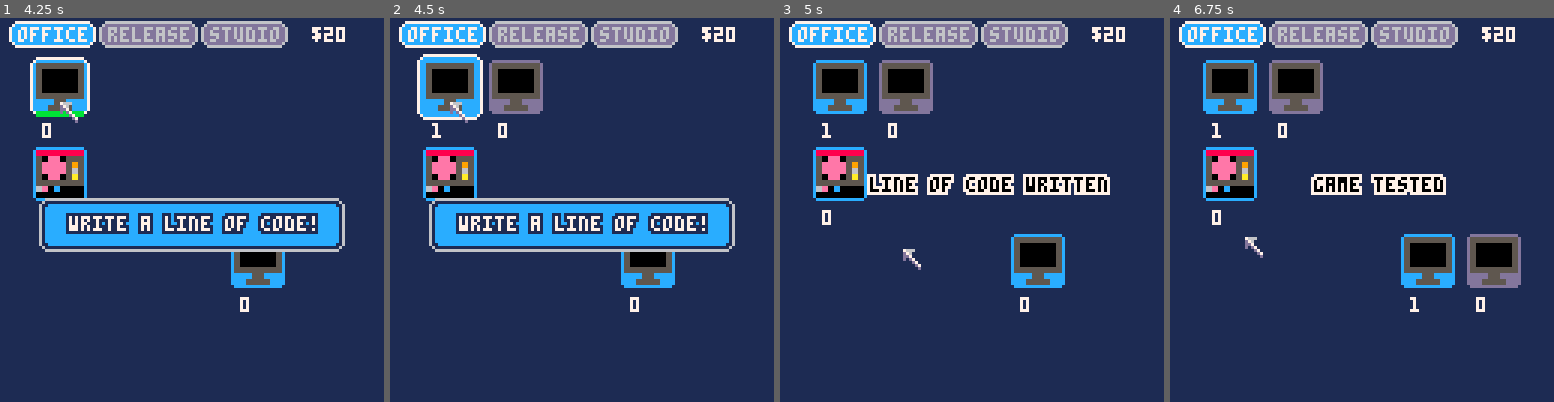
Above: before the commit, frames 1-4 (left to right).
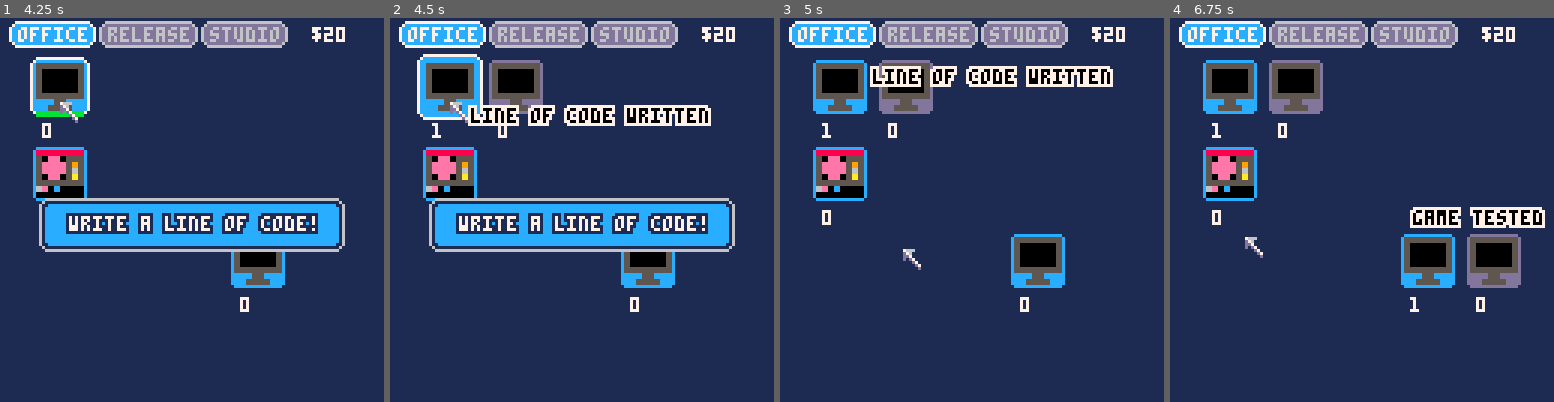
Above: after the commit, the same moments.

Repository: wesen/carts
Game: PICO-8 cartridge games/gamedevgame/gamedevgame.p8
Same seed, same stepped clock (60 frames per second), same inputs: the game is played once before the commit and once after it.
Inputs (mouse positions are in pixels of both pictures, inside the frame that each line leads up to):
- Up to frame 1 (4.25 s): click (280, 121) at 0.67 s; click (46, 267) at 1.22 s; click (107, 114) at 1.77 s; click (172, 259) at 2.32 s; click (234, 106) at 2.87 s; click (295, 256) at 3.42 s; click (61, 102) at 3.97 s
- Up to frame 2 (4.5 s): no input
- Up to frame 3 (5 s): click (902, 248) at 4.52 s
- Up to frame 4 (6.75 s): click (1354, 94) at 5.07 s; click (1419, 244) at 5.62 s; click (1481, 90) at 6.17 s; click (1246, 236) at 6.72 s

Frame 1 is identical in both runs. In frame 2, 2.9% of the frame differs, in the area x 20-84%, y 22-29%; in frame 3, 5.7%, in the area x 22-87%, y 12-47%; in frame 4, 3.5%.

Commit message:
Show creation text particles located at click. position

Diff:
--- a/games/gamedevgame/gamedevgame.p8
+++ b/games/gamedevgame/gamedevgame.p8
@@ -708,7 +708,7 @@
 end)
 
 function cls_money_tab:draw()
- local x=25
+ local x=30
  local y=20
 
  self.current_hire_worker=nil
@@ -878,7 +878,7 @@
    local x,y
    x=64
    y=64
-   cls_score_particle.init(x-4*(#self.creation_text/2),y+8,self.creation_text,0,7)
+   cls_score_particle.init(mid(glb_mouse_x+5,5,80),glb_mouse_y+8,self.creation_text,0,7)
   end
  end
 end
@@ -1208,6 +1208,7 @@
  self.tab=nil
  self.cost=0
  self.hire_worker=nil
+ self.no_salary_t=0
  add(glb_resource_manager.workers,self)
 end)
 
@@ -1216,9 +1217,15 @@
  if self.t>self.duration then
   self.duration=self.orig_duration
   self.t=0
-  self:on_tick()
-  glb_resource_manager.money-=self.cost
-  if glb_resource_manager.money<0 and maybe(0.06) then
+  if glb_resource_manager.money>=self.cost then
+   self:on_tick()
+   self.no_salary_t=0
+   glb_resource_manager.money-=self.cost
+  else
+   self.no_salary_t+=glb_dt
+   if self.no_salary_t>10 and maybe(0.06) then
+    self.hire_worker:dismiss(self)
+   end
   end
  end
 
@@ -1400,6 +1407,7 @@
  glb_resource_manager.money-=self.cost
  w.auto_resources=self.auto_resources
  w.cost=self.salary
+ w.hire_worker=self
  add(self.workers,w)
  w.spr=self.spr
 end
@@ -1413,9 +1421,12 @@
  return true
 end
 
-function cls_hire_worker:dismiss()
- if #self.workers>0 then
-  local worker=self.workers[1]
+function cls_hire_worker:dismiss(worker)
+ if #self.workers>0 and worker==nil then
+  worker=self.workers[1]
+ end
+
+ if worker!=nil then
   del(self.workers,worker)
   del(glb_resource_manager.workers,worker)
  end
--- a/games/gamedevgame/resource.lua
+++ b/games/gamedevgame/resource.lua
@@ -143,7 +143,7 @@
    local x,y
    x=64
    y=64
-   cls_score_particle.init(x-4*(#self.creation_text/2),y+8,self.creation_text,0,7)
+   cls_score_particle.init(mid(glb_mouse_x+5,5,80),glb_mouse_y+8,self.creation_text,0,7)
   end
  end
 end
--- a/games/gamedevgame/tab.lua
+++ b/games/gamedevgame/tab.lua
@@ -22,7 +22,7 @@
 end)
 
 function cls_money_tab:draw()
- local x=25
+ local x=30
  local y=20
 
  self.current_hire_worker=nil
